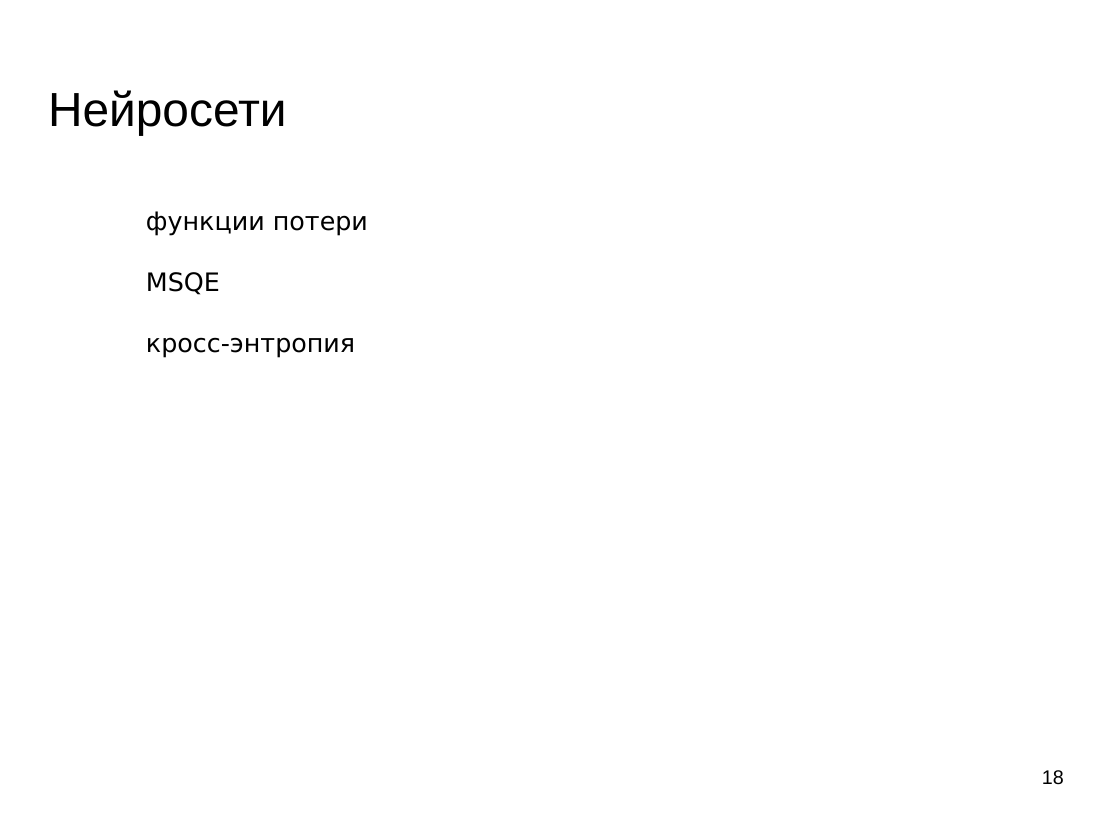
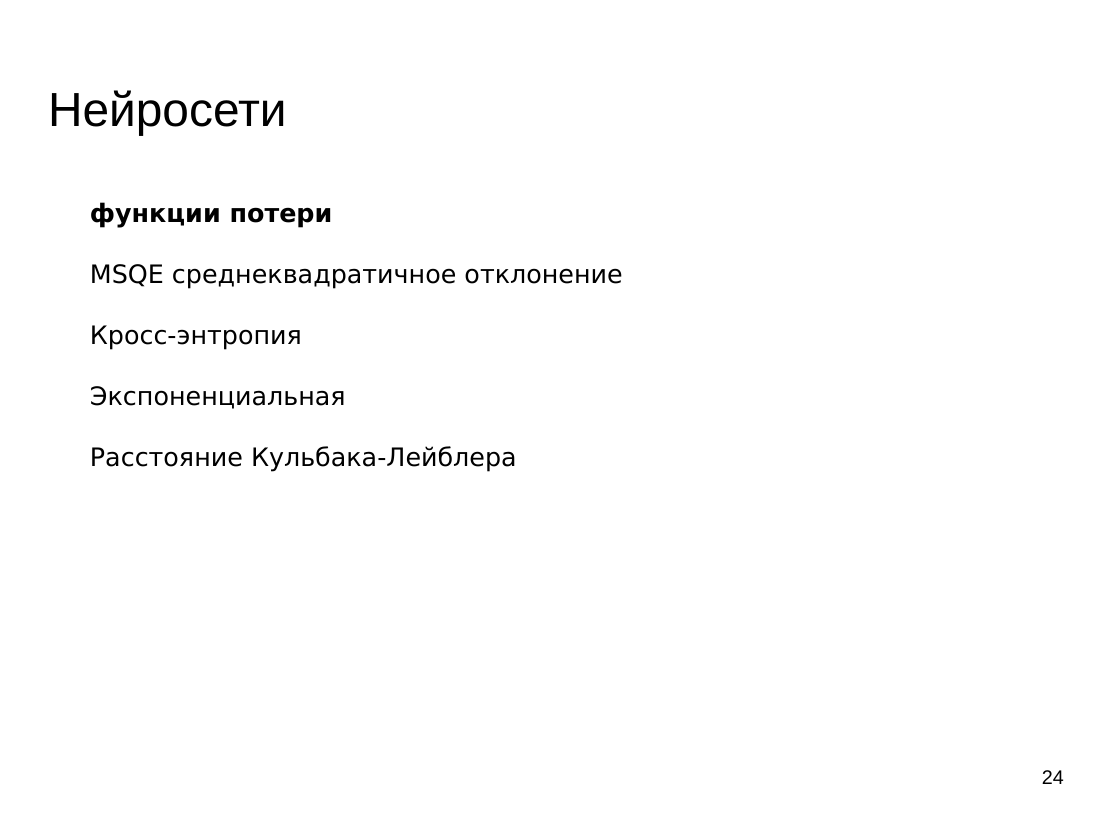
Before and after one commit to mechanoid5/ml_lectorium_legacy, a slide deck: slide 24 of 10-ann.odp (slide 18 before the commit). Drawn at 1120x840 pixels with LibreOffice and Linux fonts; fonts in the diff are those of the drawing; background and template pictures are left out. Boxes give left, top, right and bottom in pixels: in the first picture for what was removed or moved away, otherwise in the second. Text is boxed around its words. In the diff, an @@ line names an element or a change of style, - is before the commit and + after.

```diff
--- a/10-ann.odp
+++ b/10-ann.odp
@@ text "функции потери" moved from (x1=146, y1=211, x2=368, y2=358) to (x1=90, y1=202, x2=622, y2=472) @@
@@ text at (x1=90, y1=202, x2=333, y2=228): bold on in "функции потери" @@
@@ text at (x1=90, y1=264, x2=622, y2=472): text changed @@
-MSQE
-кросс-энтропия
+MSQE среднеквадратичное отклонение
+Кросс-энтропия
+Экспоненциальная
+Расстояние Кульбака-Лейблера
@@ page number at (x1=1042, y1=770, x2=1064, y2=784): text changed @@
-18
+24
```
Also in this commit, not shown: 6 other slides changed, 10 slides added, 2 slides removed.
